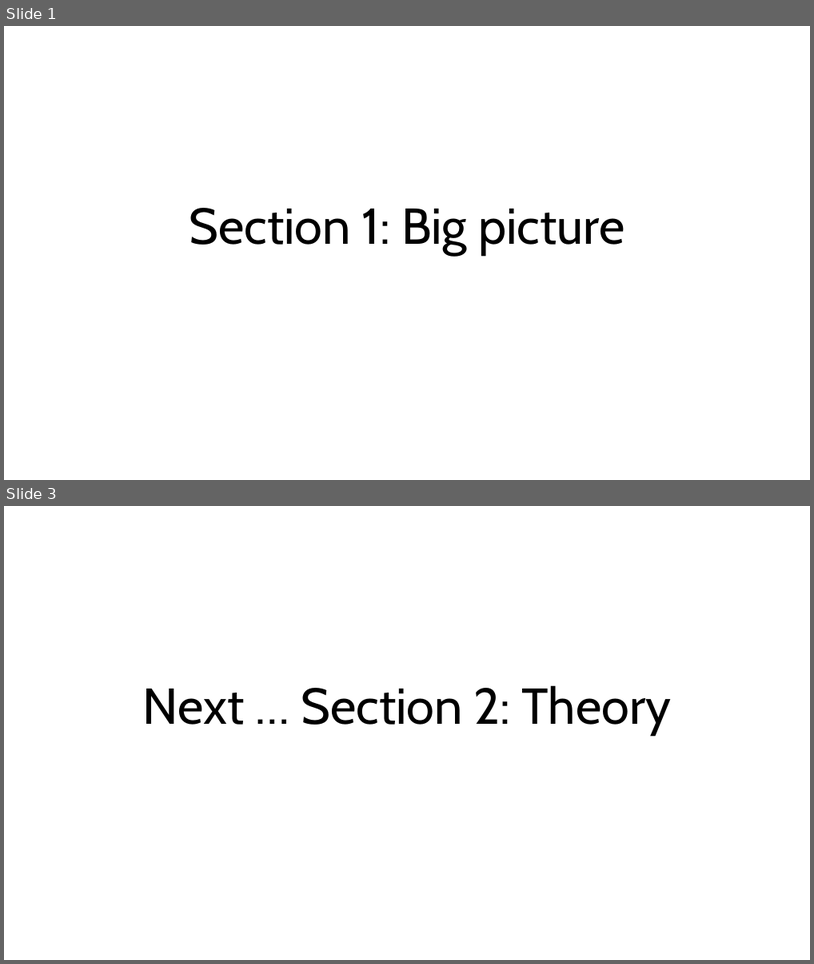
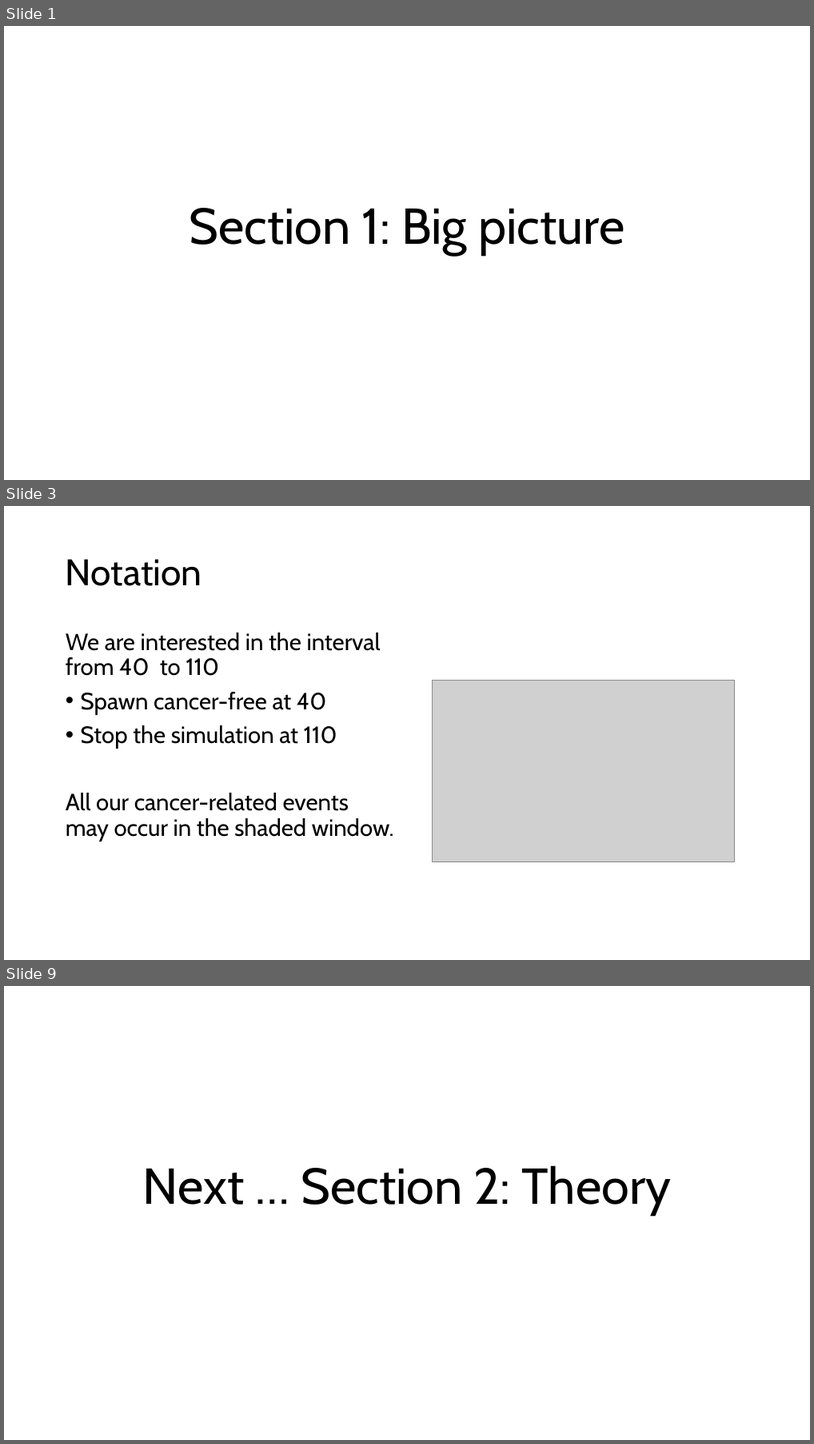
Before and after one commit to ttrikalin/des-R-course, a slide deck: materials/01_DES.pptx. Shown one above the other, each under a label of ours: slides 1 and 3 before the commit, slides 1, 3 and 9 after it; the slides between them are not shown. The pictures are 814x964 and 814x1444 pixels, drawn with LibreOffice and Linux fonts; fonts in the diff are those of the drawing; grey boxes stand for pictures. Boxes give left, top, right and bottom in pixels: in the first picture for what was removed or moved away, otherwise in the second. Text is boxed around its words. In the diff, an @@ line names an element or a change of style, - is before the commit and + after.

```diff
--- a/materials/01_DES.pptx
+++ b/materials/01_DES.pptx
@@ slide 3 added at [4,506,810,960], background #FFFFFF @@
@@ title added at [66,559,202,586], 44 pt, text #000000 @@
+Notation
@@ text added at [66,632,394,841], 28 pt, text #000000 @@
+We are interested in the interval from 40 to 110
+• Spawn cancer-free at 40
+• Stop the simulation at 110
+All our cancer-related events may occur in the shaded window.
@@ picture added at [432,680,734,862] @@
@@ what was slide 3 is now slide 9 @@
```
Also in this commit, not shown: 1 slide changed, 5 other slides added, 8 other files.
